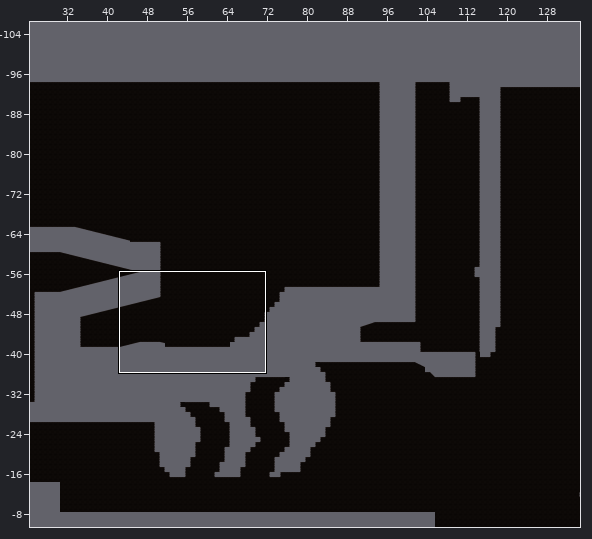
A Tiled map gets an edit: Assets/Tiled/Level1TileMap/map1-2-1.tmx. The picture above shows the old version from afar; the outline marks the close-up.
Close-up. Old version:
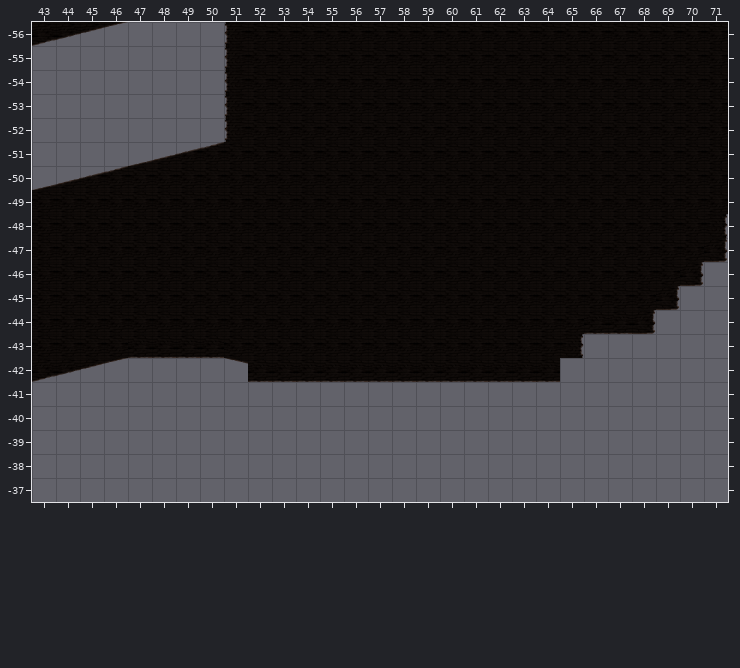
Cells are 256x256 px. Shown: x 43..71, y -56..-37. The commit also changed other parts of the map, which this record leaves out.
After:
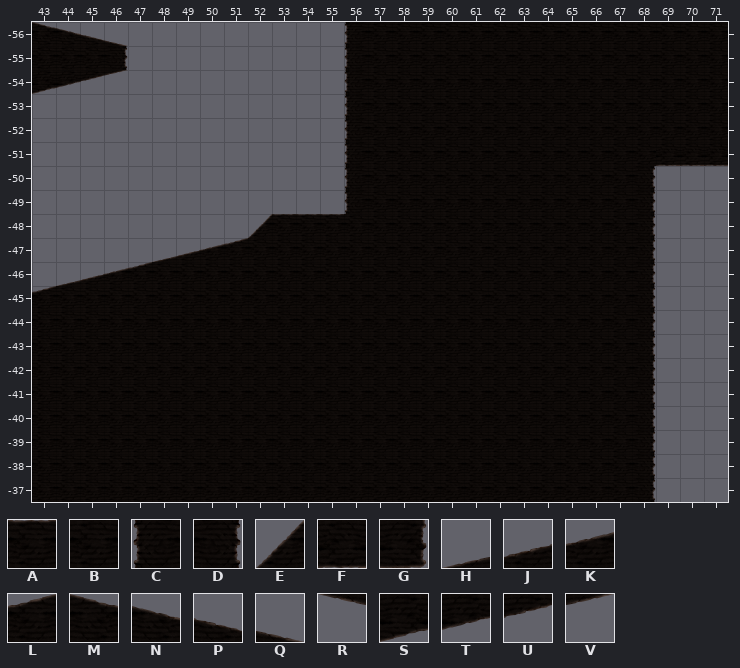
Key: from "Level1 Tileset": A 0, B 8, C 9, D 10, E 11, F 16, G 18, H 40, J 41, K 42, L 43, M 44, N 45, P 46, Q 47, R 48, S 52, T 53, U 54, V 55.
_ is an empty cell, . an unchanged one.
From old to new:
--- layer "ground"
@@ x 43..71 @@
--56 STUV....CBBBBB...............
--55 ____....CBBBBB...............
--54 ____....CBBBBB...............
--53 ........CBBBBB...............
--52 ........CBBBBB...............
--51 ....HJKLBBBBBB............BBB
--50 HJKLBBBBBBBBBB...........BBBB
--49 BBBBBBBBBBBBBB...........BBBB
--48 BBBBBBBBBBBBB............BBBD
--47 BBBBBBBBB................BBBG
--46 BBBBB....................BBG.
--45 B........................BG..
--44 .......................FFG...
--43 ....FFFF..............D___...
--42 STUV____RFFFFFFFFFFFFF____...
--41 __________________________...
--40 __________________________...
--39 __________________________...
--38 __________________________...
--37 __________________________...
+-56 MNPQ...._____C...............
+-55 BBBD...._____C...............
+-54 STUV...._____C...............
+-53 ........_____C...............
+-52 ........_____C...............
+-51 ...._________C............FFF
+-50 _____________C...........D___
+-49 _____________C...........D___
+-48 _________EAAA............D___
+-47 _____HJKL................D___
+-46 _HJKL....................D__.
+-45 L........................D_..
+-44 .......................BBD...
+-43 ....BBBB..............BBBD...
+-42 BBBBBBBBBBBBBBBBBBBBBBBBBD...
+-41 BBBBBBBBBBBBBBBBBBBBBBBBBD...
+-40 BBBBBBBBBBBBBBBBBBBBBBBBBD...
+-39 BBBBBBBBBBBBBBBBBBBBBBBBBD...
+-38 BBBBBBBBBBBBBBBBBBBBBBBBBD...
+-37 BBBBBBBBBBBBBBBBBBBBBBBBBD...
